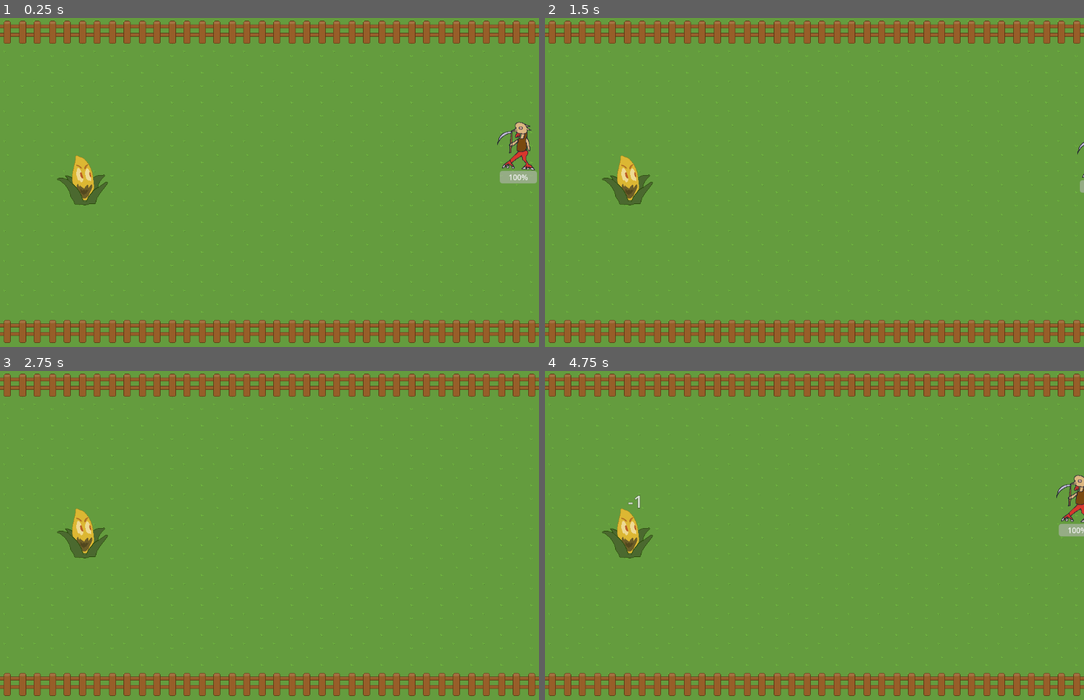
Above: before the commit, frames 1-4 (two rows, left to right).
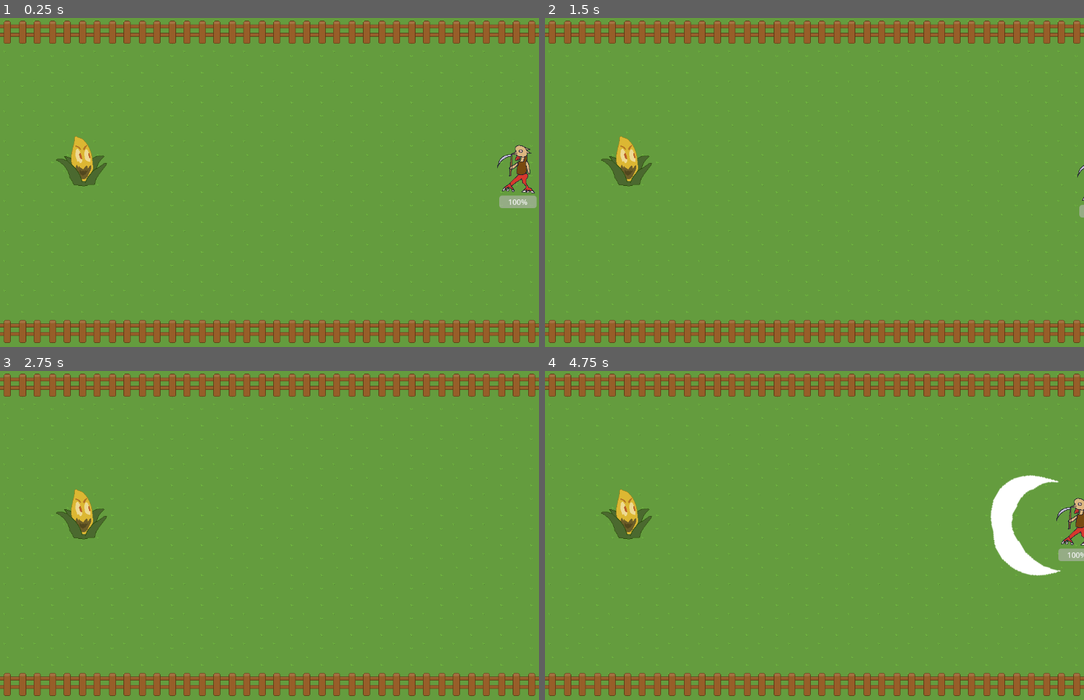
Above: after the commit, the same moments.

Repository: DevFTB/LD52
Game: Godot game, scene res://Scenes/arena.tscn
The game is run twice, just before and just after one commit, with the same random seed, the same clock (stepped at 60 frames per second) and the same inputs.
Inputs:
- Up to frame 1 (0.25 s): no input
- Up to frame 2 (1.5 s): tap Enter at 0.5 s; hold D (move_right) 0.53-1.28 s; hold S (move_down) from 1.28 s (still down)
- Up to frame 3 (2.75 s): release S (move_down) at 2.03 s; hold D (move_right) from 2.03 s (still down)
- Up to frame 4 (4.75 s): tap Space (skill, bound only after the commit) at 2.75, 4.15 s; release D (move_right) at 2.78 s; hold W (move_up) 2.78-3.53 s; hold A (move_left) from 3.53 s (still down); tap Enter at 4.25 s

The runs differ from the first frame. In frame 1, 2.2% of the frame differs, in the area x 10-100%, y 31-58%; in frame 2, 1.2%; in frame 3, 1.1%; in frame 4, 3.5%, in the area x 10-100%, y 31-63%.

Commit message:
added na on timeout and skill

Diff:
--- /dev/null
+++ b/Player/Abilities/UltraCleave.gd
@@ -0,0 +1,41 @@
+extends Node2D
+
+@export var spawn_delay : float = 0.1
+
+var cleave_attack = preload("res://Player/Abilities/cleave.tscn")
+var amount_active = 0
+@onready var max_amount = $Points.get_child_count()
+
+var finished = false
+var timer = 0
+# Called when the node enters the scene tree for the first time.
+func _ready():
+	pass # Replace with function body.
+
+
+# Called every frame. 'delta' is the elapsed time since the previous frame.
+func _process(delta):
+	timer += delta
+	if finished:
+		if $Attacks.get_child_count() == 0:
+			queue_free()
+	else:
+		if timer > spawn_delay:
+			timer = 0
+			spawn()
+	pass
+
+func spawn():
+	if amount_active < max_amount:
+		print("inst")
+		var new_cleave = cleave_attack.instantiate()
+
+		var reference_child = $Points.get_child(amount_active)
+		new_cleave.position = reference_child.position
+		new_cleave.rotation = reference_child.rotation
+
+		$Attacks.add_child(new_cleave)
+
+		amount_active += 1
+	else:
+		finished = true
--- /dev/null
+++ b/Player/Abilities/cleave.tscn
@@ -0,0 +1,21 @@
+[gd_scene load_steps=3 format=3 uid="uid://bl6446wxowdpo"]
+
+[ext_resource type="Script" path="res://Scenes/AoEAttack.gd" id="1_dc3g1"]
+[ext_resource type="Texture2D" uid="uid://dwbfw7t1ml3m5" path="res://Player/cleave.png" id="2_hxckn"]
+
+[node name="Cleave" type="Node2D"]
+script = ExtResource("1_dc3g1")
+duration = 0.18
+
+[node name="Cleave" type="Sprite2D" parent="."]
+scale = Vector2(1.8, 1.8)
+texture = ExtResource("2_hxckn")
+
+[node name="Area2D" type="Area2D" parent="."]
+collision_layer = 4
+collision_mask = 8
+
+[node name="CollisionPolygon2D" type="CollisionPolygon2D" parent="Area2D"]
+polygon = PackedVector2Array(-5, -8, 4, -52, 47, -89, -14, -71, -45, -43, -61, -6, -52, 39, -20, 83, 36, 103, -10, 30)
+
+[connection signal="area_entered" from="Area2D" to="." method="_on_area_2d_area_entered"]
--- /dev/null
+++ b/Player/Abilities/ultra_cleave.tscn
@@ -0,0 +1,30 @@
+[gd_scene load_steps=2 format=3 uid="uid://cqivytgoalyta"]
+
+[ext_resource type="Script" path="res://Player/Abilities/UltraCleave.gd" id="1_lv2es"]
+
+[node name="UltraCleave" type="Node2D"]
+script = ExtResource("1_lv2es")
+
+[node name="Points" type="Node2D" parent="."]
+
+[node name="Node2D" type="Node2D" parent="Points"]
+position = Vector2(-84, 0)
+
+[node name="Node2D2" type="Node2D" parent="Points"]
+position = Vector2(-40, -52)
+rotation = 1.0472
+
+[node name="Node2D3" type="Node2D" parent="Points"]
+position = Vector2(-40, 54)
+rotation = -1.0472
+
+[node name="Node2D4" type="Node2D" parent="Points"]
+position = Vector2(-73, -31)
+rotation = 0.523599
+
+[node name="Node2D5" type="Node2D" parent="Points"]
+position = Vector2(-72, 37)
+rotation = -0.523599
+scale = Vector2(1, 1)
+
+[node name="Attacks" type="Node2D" parent="."]
--- /dev/null
+++ b/Scenes/AoEAttack.gd
@@ -0,0 +1,23 @@
+extends Node2D
+
+@export var duration = 0.4
+@export var damage = 2
+
+var timer = 0
+# Called when the node enters the scene tree for the first time.
+func _ready():
+	pass # Replace with function body.
+
+
+# Called every frame. 'delta' is the elapsed time since the previous frame.
+func _process(delta):
+	timer += delta
+	if timer >= duration:
+		queue_free()
+	pass
+
+func _on_area_2d_area_entered(area: Area2D):
+	var enemy = area.get_parent()
+	if enemy.is_in_group("enemy"):
+		enemy.modify_health(-damage)
+	pass # Replace with function body.
--- a/Scenes/ControllablePlayer.gd
+++ b/Scenes/ControllablePlayer.gd
@@ -11,15 +11,23 @@
 
 var direction : Vector2 = Vector2.ZERO
 
+var can_use_skill = true
+
 signal stats_changed(hp)
 signal health_changed(new_health)
 signal death
 
+var normal_attack = preload("res://Player/Abilities/cleave.tscn")
+var skill = preload("res://Player/Abilities/ultra_cleave.tscn")
 # Called when the node enters the scene tree for the first time.
 func _ready():
 	emit_signal("stats_changed", hp)
 	emit_signal("health_changed", health)
 	pass # Replace with function body.
+# Called every frame. 'delta' is the elapsed time since the previous frame.
+func _process(delta):
+	position += direction.normalized() * movement_speed * delta
+	pass
 
 func modify_health(modification):
 	health += modification
@@ -32,9 +40,14 @@
 	emit_signal("death")
 	pass
 
-# Called every frame. 'delta' is the elapsed time since the previous frame.
-func _process(delta):
-	position += direction.normalized() * movement_speed * delta
+func do_attack(attack):
+	var new_attack = attack.instantiate()
+	$Attack.add_child(new_attack)
+
+	var rot_angle = Vector2.LEFT.angle_to(direction.normalized())
+	print(rot_angle)
+	new_attack.position = Vector2(-50, 0).rotated(rot_angle)
+	new_attack.rotation = rot_angle
 	pass
 
 func _input(event):
@@ -59,4 +72,18 @@
 		if event.is_action_released("move_right"):
 			direction.x -= 1
 
+		if event.is_action_pressed("skill") and can_use_skill:
+			do_attack(skill)
+			can_use_skill = false
+			$SkillTimer.start()
 	pass
+
+
+func _on_attack_timer_timeout():
+	do_attack(normal_attack)
+	pass # Replace with function body.
+
+
+func _on_skill_timer_timeout():
+	can_use_skill = true
+	pass # Replace with function body.
--- a/Scenes/arena.tscn
+++ b/Scenes/arena.tscn
@@ -19,6 +19,10 @@
 [sub_resource type="TileSet" id="TileSet_8kn6x"]
 tile_size = Vector2i(64, 64)
 sources/1 = SubResource("TileSetAtlasSource_ssi7g")
+
+[sub_resource type="CapsuleShape2D" id="CapsuleShape2D_61i3l"]
+radius = 24.0
+height = 112.0
 
 [sub_resource type="LabelSettings" id="LabelSettings_lgit8"]
 font_size = 36
@@ -46,16 +50,15 @@
 script = ExtResource("2_d8hb5")
 
 [node name="Sprite" type="Sprite2D" parent="GrimCheaper"]
-position = Vector2(0, -49.435)
 texture = ExtResource("2_ixflb")
 
 [node name="CharacterGUI" type="Control" parent="GrimCheaper"]
 layout_mode = 3
 anchors_preset = 0
-offset_left = -42.0
-offset_top = 6.0
-offset_right = 38.0
-offset_bottom = 20.363
+offset_left = -43.0
+offset_top = 59.0
+offset_right = 37.0
+offset_bottom = 73.363
 script = ExtResource("4_grhpe")
 
 [node name="HealthBar" type="ProgressBar" parent="GrimCheaper/CharacterGUI"]
@@ -68,11 +71,27 @@
 grow_horizontal = 2
 grow_vertical = 2
 
-[node name="Enemy" type="Node2D" parent="."]
+[node name="Area2D" type="Area2D" parent="GrimCheaper"]
+collision_layer = 8
+collision_mask = 7
+
+[node name="CollisionShape2D" type="CollisionShape2D" parent="GrimCheaper/Area2D"]
+shape = SubResource("CapsuleShape2D_61i3l")
+
+[node name="Attack" type="Node2D" parent="GrimCheaper"]
+
+[node name="AttackTimer" type="Timer" parent="GrimCheaper"]
+wait_time = 2.0
+autostart = true
+
+[node name="SkillTimer" type="Timer" parent="GrimCheaper"]
+
+[node name="Enemy" type="Node2D" parent="." groups=["enemy"]]
 position = Vector2(177, 348)
 script = ExtResource("5_2elvb")
 
 [node name="Korn" type="Sprite2D" parent="Enemy"]
+position = Vector2(-2, -41)
 texture = ExtResource("6_c4fpn")
 
 [node name="EnemyGUI" type="Control" parent="Enemy"]
@@ -94,9 +113,18 @@
 
 [node name="Pain" type="Timer" parent="Enemy/EnemyGUI"]
 wait_time = 1.5
-autostart = true
+
+[node name="Area2D" type="Area2D" parent="Enemy"]
+position = Vector2(-2, -40)
+collision_layer = 8
+collision_mask = 7
+
+[node name="CollisionShape2D" type="CollisionShape2D" parent="Enemy/Area2D"]
+shape = SubResource("CapsuleShape2D_61i3l")
 
 [connection signal="health_changed" from="GrimCheaper" to="GrimCheaper/CharacterGUI" method="_on_health_changed"]
 [connection signal="stats_changed" from="GrimCheaper" to="GrimCheaper/CharacterGUI" method="_on_grim_cheaper_stats_changed"]
+[connection signal="timeout" from="GrimCheaper/AttackTimer" to="GrimCheaper" method="_on_attack_timer_timeout"]
+[connection signal="timeout" from="GrimCheaper/SkillTimer" to="GrimCheaper" method="_on_skill_timer_timeout"]
 [connection signal="health_changed" from="Enemy" to="Enemy/EnemyGUI" method="_on_health_changed"]
 [connection signal="timeout" from="Enemy/EnemyGUI/Pain" to="Enemy" method="_on_pain_timeout"]
--- a/project.godot
+++ b/project.godot
@@ -41,3 +41,15 @@
 "events": [Object(InputEventKey,"resource_local_to_scene":false,"resource_name":"","device":0,"window_id":0,"alt_pressed":false,"shift_pressed":false,"ctrl_pressed":false,"meta_pressed":false,"pressed":false,"keycode":0,"physical_keycode":68,"unicode":0,"echo":false,"script":null)
 ]
 }
+skill={
+"deadzone": 0.5,
+"events": [Object(InputEventKey,"resource_local_to_scene":false,"resource_name":"","device":0,"window_id":0,"alt_pressed":false,"shift_pressed":false,"ctrl_pressed":false,"meta_pressed":false,"pressed":false,"keycode":0,"physical_keycode":32,"unicode":0,"echo":false,"script":null)
+]
+}
+
+[layer_names]
+
+2d_physics/layer_1="Environment"
+2d_physics/layer_2="Player"
+2d_physics/layer_3="Player Attack"
+2d_physics/layer_4="Enemy"
Binary file added: Player/cleave.png
Not shown, added: Player/cleave.png.import
Not shown: 1 places in Scenes/arena.tscn that only renumber resources
